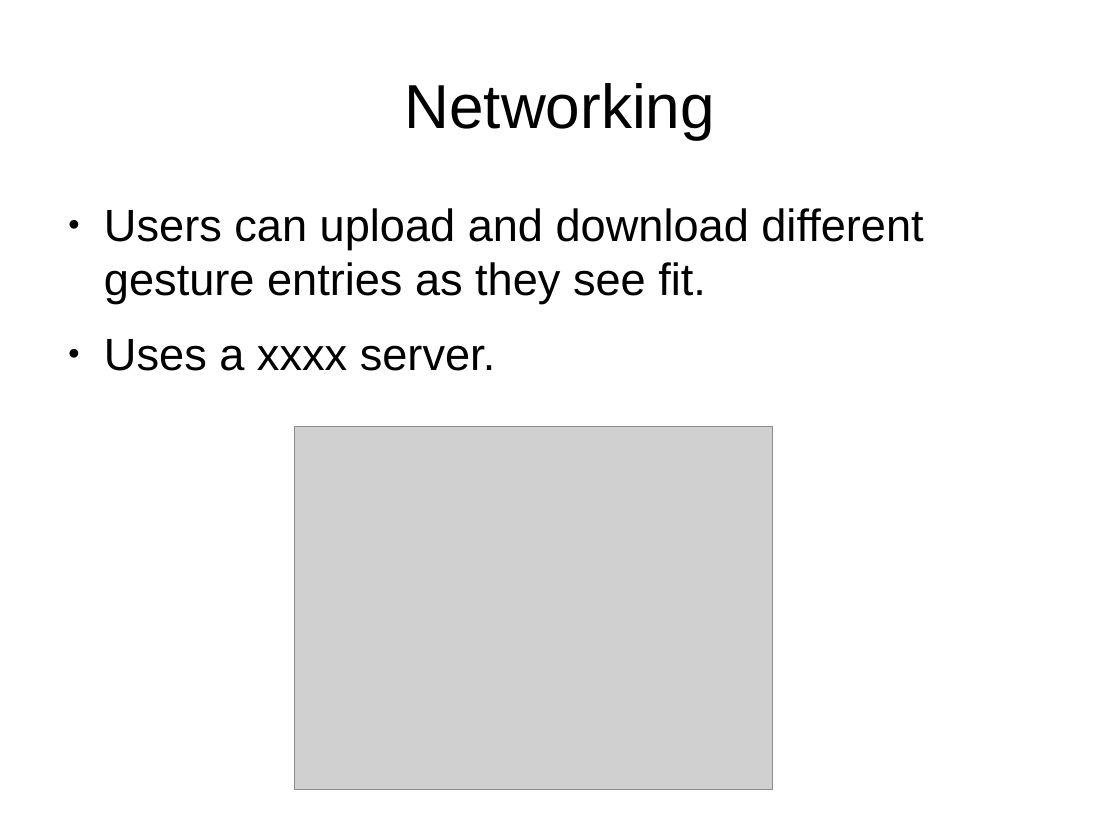
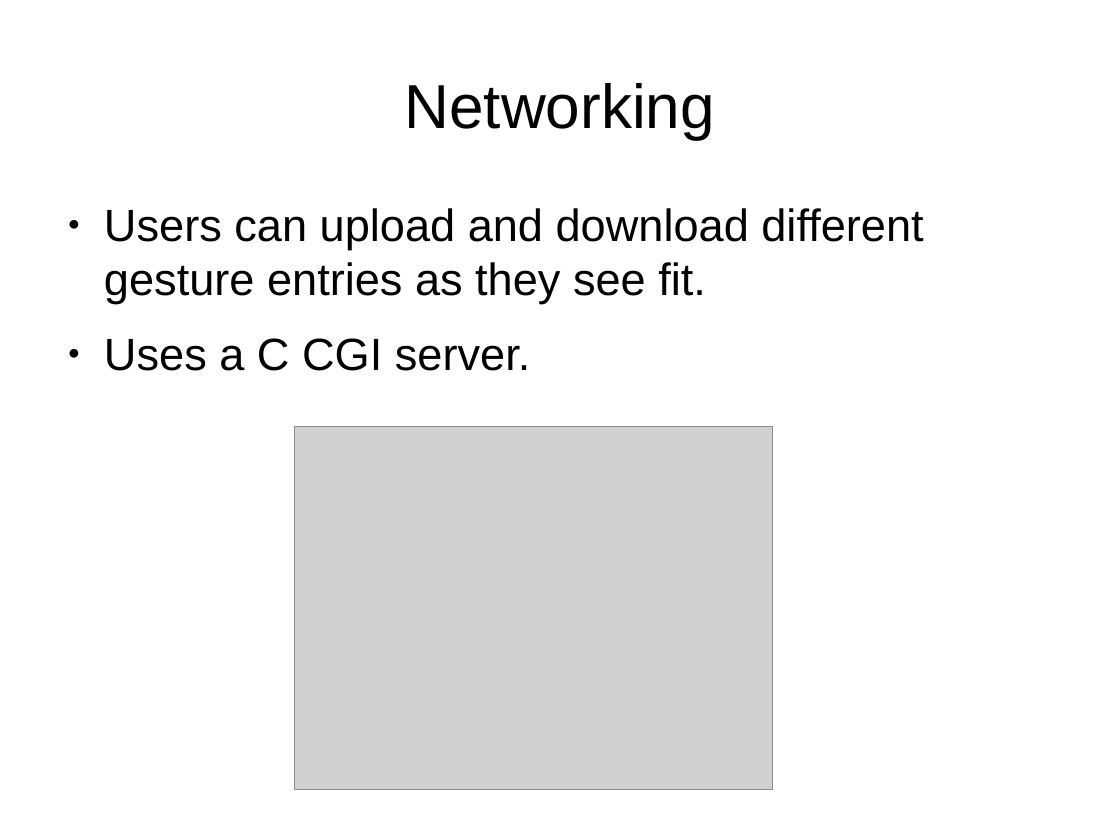
Before and after one commit to AndrewMurrell/minak, a slide deck: slide 5 of 1251.odp. Drawn at 1120x840 pixels with LibreOffice and Linux fonts; fonts in the diff are those of the drawing; grey boxes stand for pictures. Boxes give left, top, right and bottom in pixels: in the first picture for what was removed or moved away, otherwise in the second. Text is boxed around its words. In the diff, an @@ line names an element or a change of style, - is before the commit and + after.

```diff
--- a/1251.odp
+++ b/1251.odp
@@ text at [104,338,530,371]: text changed @@
-● Uses a xxxx server.
+● Uses a C CGI server.
```
Also in this commit, not shown: 1 other slide changed, 1 other file.
